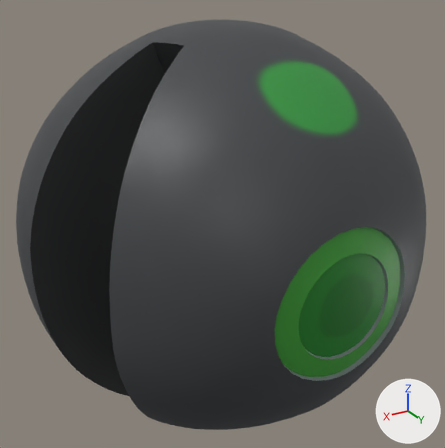
An edit to the Blender file Honours Project/Assets/Models/Planet_Enemy.blend, drawn before and after from the same camera.
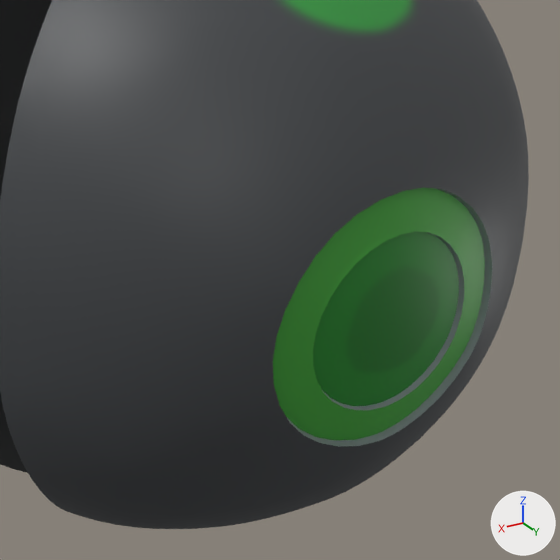
Each version is shown whole from a camera (50 mm lens) standing at (149.7, 250.6, 125.9) and looking at (-1.3, -1.0, 0.1), then close up on the part from 25% to 100% of the width and 26% to 100% of the height. Every picture has the same lights, and +X, +Y and +Z are marked at lower right.

In view in the first close-up: 'EnemyPlanet'.
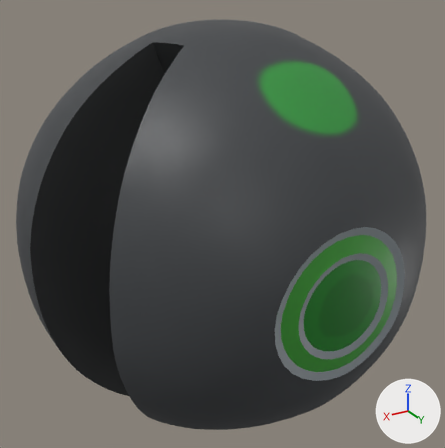
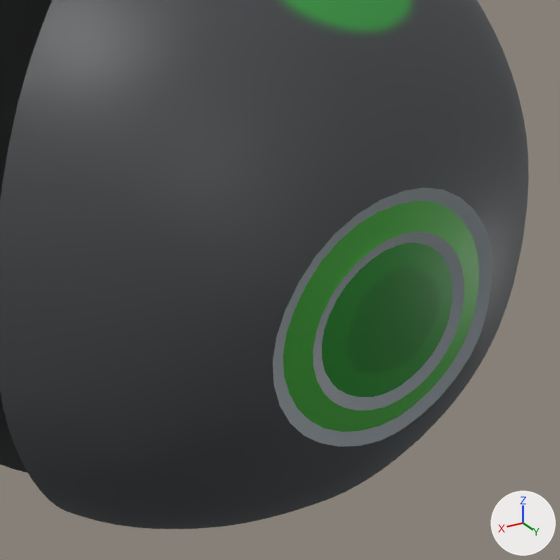
Edits to the bpy script that builds the scene:
```text
Change me_icosphere:
    used by ob_enemyplanet; location = (0.0, 0.0, 0.0); rotation_euler = (1.571, 0.0, 0.0), in degrees (90, 0, 0)
    remove me_icosphere.from_pydata(...)  # 7606 vertices, 6926 faces; spans x -100.0..100.0, y -101.0..101.0, z -96.0..100.0
    add me_icosphere.from_pydata(...)  # 7302 vertices, 6862 faces; spans x -100.0..100.0, y -101.0..101.0, z -96.0..100.0
    me_icosphere part 1: 2 vertices moved within x 19.0, y -12.0, z -93.0; 304 vertices removed from x -33.0..33.0, y -33.0..33.0, z -96.0..-92.0
Add me_icosphere_003:
    me_icosphere_003.from_pydata(...)  # 132 vertices, 32 faces; spans x -23.0..23.0, y -23.1..23.1, z -95.6..-93.5
    me_icosphere_003.polygons.foreach_set('use_smooth', [True] * 32)
    me_icosphere_003.materials.append(mat_material_001)  # picture img_enemyplanettex
Add me_icosphere_002:
    me_icosphere_002.from_pydata(...)  # 172 vertices, 32 faces; spans x -33.3..33.3, y -33.5..33.5, z -94.9..-91.5
    me_icosphere_002.polygons.foreach_set('use_smooth', [True] * 32)
    me_icosphere_002.materials.append(mat_material_001)  # picture img_enemyplanettex
Add ob_inner_ring:
    ob_inner_ring = bpy.data.objects.new('Inner Ring', me_icosphere_003)
    ob_inner_ring.location = (0.0, 0.0, 0.0)
    ob_inner_ring.rotation_euler = (1.571, 0.0, 0.0)  # degrees (90, 0, 0)
    _m = ob_inner_ring.modifiers.new('EdgeSplit', 'EDGE_SPLIT')
Add ob_outer_ring:
    ob_outer_ring = bpy.data.objects.new('Outer Ring', me_icosphere_002)
    ob_outer_ring.location = (0.0, 0.0, 0.0)
    ob_outer_ring.rotation_euler = (1.571, 0.0, 0.0)  # degrees (90, 0, 0)
```

Where the change shows, as pixel boxes [x1, y1, x2, y2] in the close-ups (560 x 560 px):
'Outer Ring', added
    after: [273, 188, 492, 447]
'Inner Ring', added
    after: [313, 232, 464, 410]
part 1 of me_icosphere, cut back
    before: [255, 169, 499, 458]
    after: [324, 366, 342, 390]
